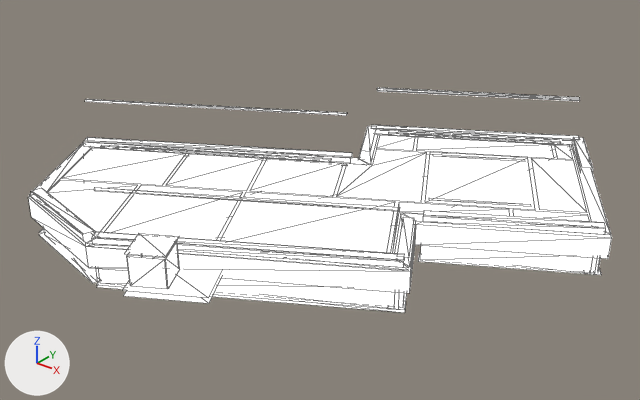
A saved change to the glTF model design/campus/nodexeus-set-deck-s4-far.glb.
One viewpoint serves both versions: a 50 mm lens placed at (9.46, -11.78, 6.96), pointed at (0.01, 0.04, -0.36). Every picture has the same lights, and +X, +Y and +Z are marked at lower left. The older version comes first. Mesh edges are drawn as thin lines. Vertices at exactly the same position are counted once.

Objects in the first picture: 'set-deck-s4-far'.
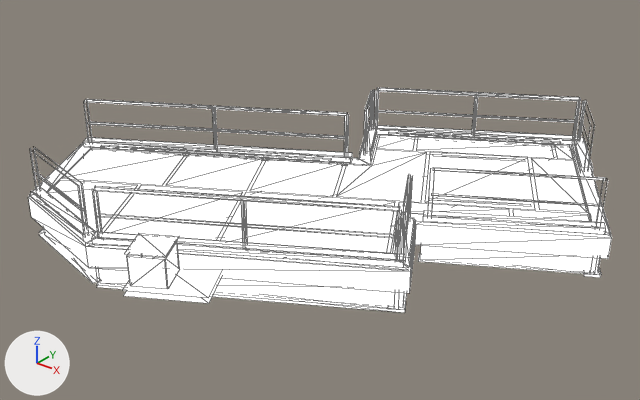
The change in detail:
me_set_deck_s4_far is used by ob_set_deck_s4_far; location (0.0, 0.0, 0.0).
me_set_deck_s4_far had 430 vertices, 250 faces and spanned x -5.11..5.11, y -4.48..5.08, z -0.86..0.98.
me_set_deck_s4_far now has 763 vertices, 440 faces and spans x -5.11..5.11, y -4.48..5.08, z -0.86..0.98.
me_set_deck_s4_far part 1: the loose piece of 6 vertices spanning x -0.66..2.9, y 2.77..4.84, z 0.92..0.98 is copied, and the copy is scaled about its middle by (1, 1, 0.75), then moved by (0.0, 0.01, -0.48); it spans x -0.67..2.9, y 2.78..4.85, z 0.45..0.5.
me_set_deck_s4_far part 2: 308 vertices added at x -5.09..5.08, y -4.08..5.06, z -0.85..0.98.
me_set_deck_s4_far part 3: 8 vertices added at x 0.72..0.76, y -2.81..-2.74, z 0.0..0.95.
Other edits to the shape of me_set_deck_s4_far do not show in these pictures.

Changed parts and their boxes (x1, y1, x2, y2) in the pictures (640 x 400 px):
part 1 of me_set_deck_s4_far, added
    after: (376, 110, 575, 123)
part 2 of me_set_deck_s4_far, added
    after: (30, 88, 611, 262)
part 3 of me_set_deck_s4_far, added (mostly hidden)
    after: (241, 200, 248, 249)
